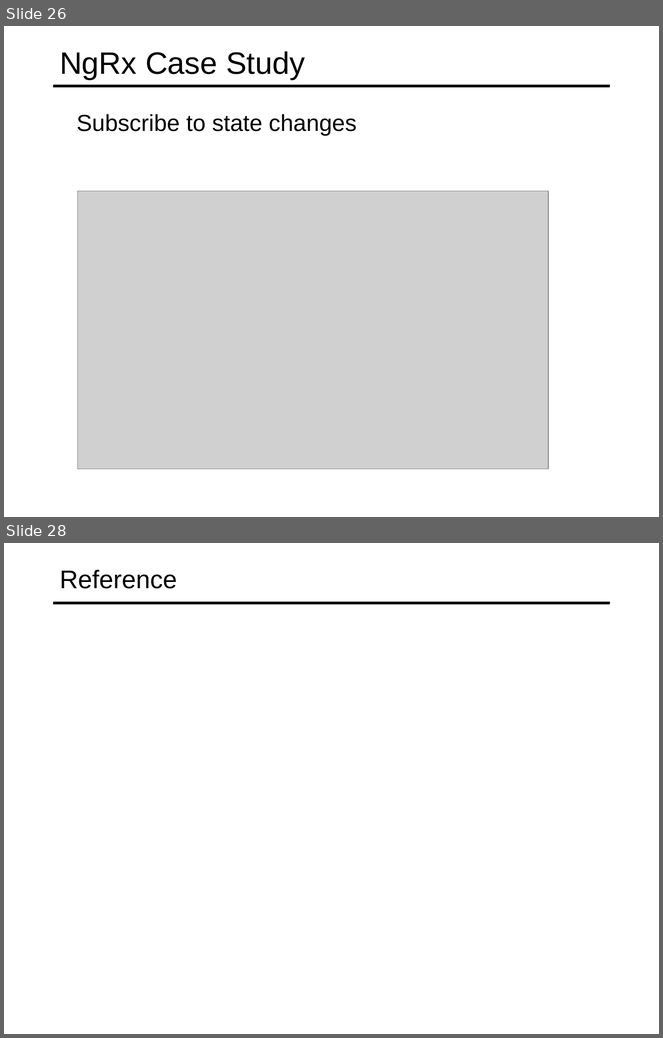
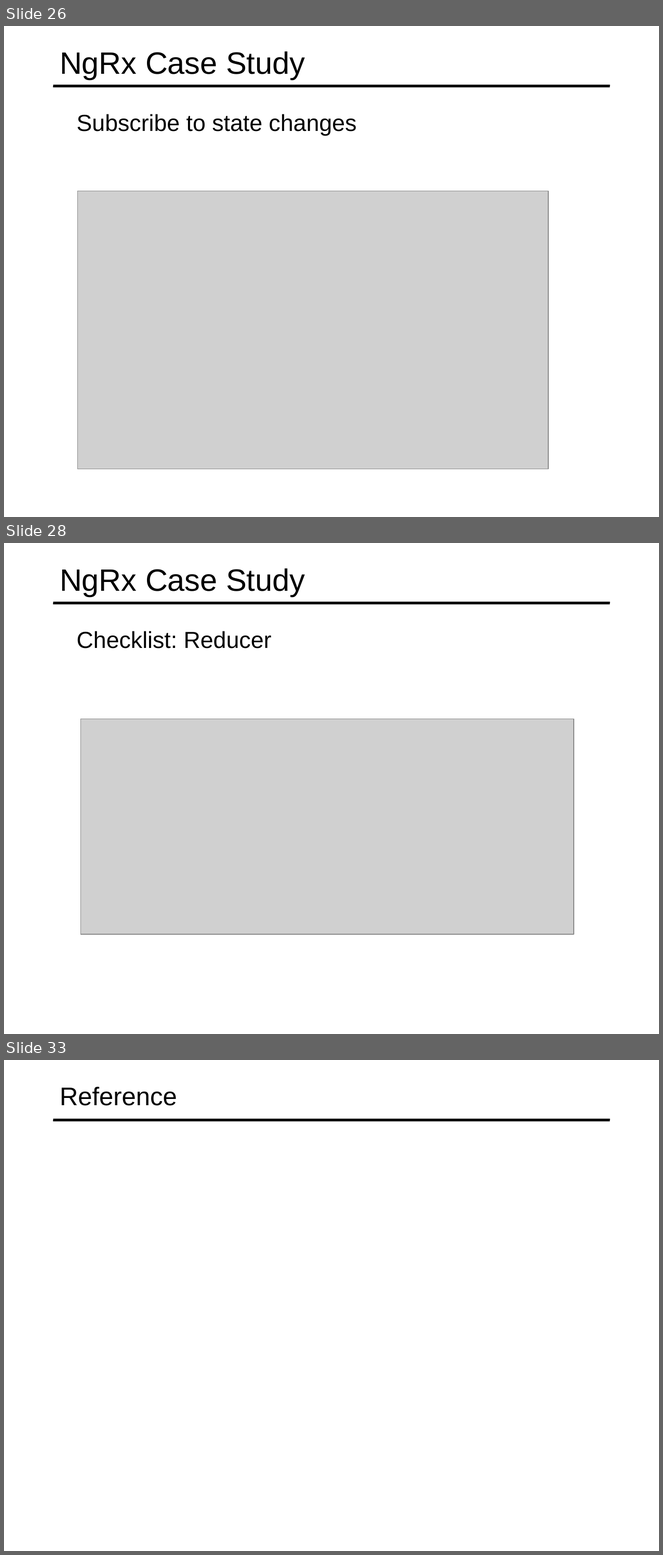
Before and after one commit to specter01wj/Jago_Link_Training, a slide deck: Angular/Interview Lectures/NGRX/Angular_NGRX.ppt. Shown one above the other, each under a label of ours: slides 26 and 28 before the commit, slides 26, 28 and 33 after it; the slides between them are not shown. The pictures are 663x1038 and 663x1555 pixels, drawn with LibreOffice and Linux fonts; fonts in the diff are those of the drawing; grey boxes stand for pictures. Boxes give left, top, right and bottom in pixels: in the first picture for what was removed or moved away, otherwise in the second. Text is boxed around its words. In the diff, an @@ line names an element or a change of style, - is before the commit and + after.

```diff
--- a/Angular/Interview Lectures/NGRX/Angular_NGRX.ppt
+++ b/Angular/Interview Lectures/NGRX/Angular_NGRX.ppt
@@ slide 28 added at (4,543,659,1034), background #FFFFFF; not listed: 1 template element that a slide beside it also shows @@
@@ title added at (60,568,305,596), 34 pt, text #000000 @@
+NgRx Case Study
@@ text added at (77,631,272,649), 25.5 pt, text #000000 @@
+  Checklist: Reducer
@@ picture added at (80,719,574,935) @@
@@ what was slide 28 is now slide 33 @@
```
Also in this commit, not shown: 5 other slides added, 1 slide removed, 5 other files.
